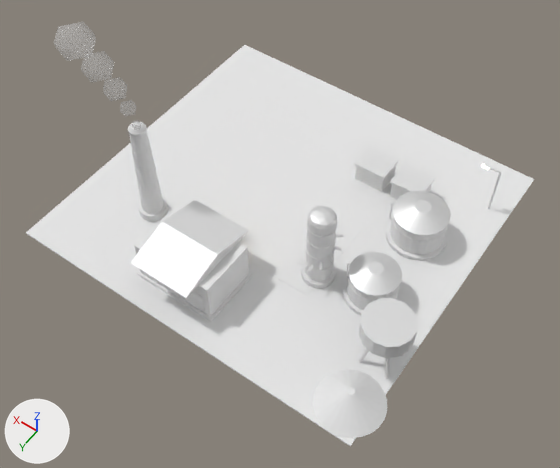
Before and after pictures for a commit that changed the FBX model Assets/Art/KayseriIsland/Models/Copper/Phase1/Refinery_P1.fbx.
Before and after are seen from a 50 mm lens placed at (72.8, 79.6, 121.1), pointed at (120.5, 12.8, 16.1). Arrows for +X, +Y and +Z are at lower left; the lights stay in place. The picture after the commit comes second. Vertices at exactly the same position are counted once.

Before the edit, the objects in view are built like this:
```python
ob_refinery_coalin = bpy.data.objects.new('Refinery.CoalIn', me_refinery_coalin_001)
ob_refinery_coalin.location = (96.0, 28.0, 6.3)
ob_refinery_col0 = bpy.data.objects.new('Refinery.Col0', me_refinery_col0_001)
ob_refinery_col0.location = (114.0, 10.0, 6.3)
ob_refinery_hall = bpy.data.objects.new('Refinery.Hall', me_refinery_hall_001)
ob_refinery_hall.location = (132.0, 23.0, 6.3)
ob_refinery_intake = bpy.data.objects.new('Refinery.Intake', me_refinery_intake_001)
ob_refinery_intake.location = (96.0, 18.0, 6.3)
ob_refinery_pad = bpy.data.objects.new('Refinery.Pad', me_refinery_pad_001)
ob_refinery_pad.location = (0.0, 0.0, 6.0)
ob_refinery_stack0 = bpy.data.objects.new('Refinery.Stack0', me_refinery_stack0_001)
ob_refinery_stack0.location = (148.0, 16.0, 6.3)
ob_refinery_tank0 = bpy.data.objects.new('Refinery.Tank0', me_refinery_tank0_001)
ob_refinery_tank0.location = (104.0, -8.0, 6.3)
ob_refinery_tank1 = bpy.data.objects.new('Refinery.Tank1', me_refinery_tank1_001)
ob_refinery_tank1.location = (104.0, 8.0, 6.3)
ob_refinery_utils = bpy.data.objects.new('Refinery.Utils', me_refinery_utils_001)
ob_refinery_utils.location = (0.0, 0.0, 6.0)
# me_refinery_pad_001
# before: 8 (113.0, -3.0, 0.0) at pixel (361, 231), 9 (113.0, -3.0, 0.4) at pixel (361, 230), 10 (113.0, 15.0, 0.0) at pixel (307, 296), 11 (113.0, 15.0, 0.4) at pixel (307, 295), 12 (139.0, -3.0, 0.0) at pixel (250, 172)
# before: 13 (139.0, -3.0, 0.4) at pixel (250, 171), 14 (139.0, 15.0, 0.0), 15 (139.0, 15.0, 0.4)
# also in view: 'Refinery.Smoke0' at (152.6, 18.5, 38.1)
```
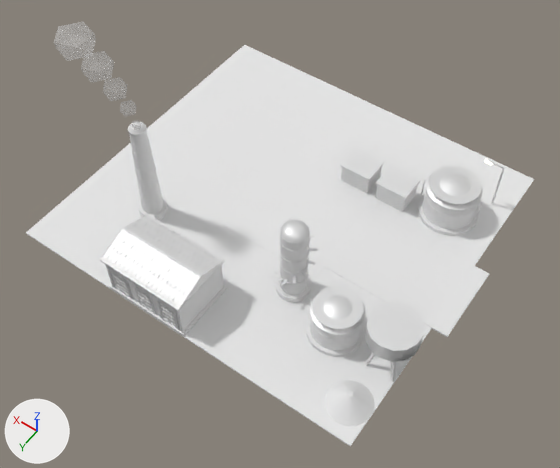
Patch to the scene script:
```diff
--- a/Assets/Art/KayseriIsland/Models/Copper/Phase1/Refinery_P1.fbx.py
+++ b/Assets/Art/KayseriIsland/Models/Copper/Phase1/Refinery_P1.fbx.py
@@ me_refinery_tank1_001 @@
-me_refinery_tank1_001.from_pydata(...)  # 224 vertices, 420 faces; spans x -5.06..5.42, y -5.06..5.06, z 0.0..7.8
+me_refinery_tank1_001.from_pydata(...)  # 616 vertices, 1068 faces; spans x -5.07..5.42, y -5.06..5.06, z 0.0..7.8
+# me_refinery_tank1_001 part 8: a new loose piece, a 24-sided cylinder along z spanning x -4.18..4.18, y -4.18..4.18, z 7.215..7.305, in mat_steel_dk (white #e7e7e7)
+# other edits to the shape of me_refinery_tank1_001 do not show in these pictures
 me_refinery_tank1_001.materials.append(mat_concrete_dk)
@@ me_refinery_pad_001 @@
 # verts and faces of me_refinery_pad_001; kept vertices keep their numbers, new ones are numbered from 16
-me_refinery_pad_001.from_pydata(...)  # 16 vertices, 24 faces; spans x 92.0..164.0, y -34.0..34.0, z 0.0..0.4
+me_refinery_pad_001.from_pydata(...)  # 24 vertices, 36 faces; spans x 89.0..164.0, y -34.0..34.0, z 0.0..0.4
+# me_refinery_pad_001 part 3: a new loose piece, a box spanning x 89.0..115.0, y -8.0..8.0, z 0.01..0.37, in mat_asphalt (white #e7e7e7)
+# me_refinery_pad_001 part 4
+verts[8] = (114.0, -11.0, 0.0)  # moved, pixel (378, 202)
+verts[9] = (114.0, -11.0, 0.4)  # moved, pixel (378, 201)
+verts[10] = (114.0, 11.0, 0.0)  # moved, pixel (315, 278)
+verts[11] = (114.0, 11.0, 0.4)  # moved, pixel (315, 277)
+verts[12] = (138.0, -11.0, 0.0)  # moved, pixel (278, 150)
+verts[13] = (138.0, -11.0, 0.4)  # moved, pixel (278, 149)
+verts[14] = (138.0, 11.0, 0.0)  # moved, pixel (210, 218)
+verts[15] = (138.0, 11.0, 0.4)  # moved, pixel (210, 217)
 me_refinery_pad_001.materials.append(mat_dirt)
 me_refinery_pad_001.materials.append(mat_concrete_dk)
+me_refinery_pad_001.materials.append(mat_asphalt)  # white #e7e7e7
@@ me_refinery_tank0_001 @@
-me_refinery_tank0_001.from_pydata(...)  # 224 vertices, 420 faces; spans x -5.75..6.02, y -5.75..5.75, z 0.0..8.5
+me_refinery_tank0_001.from_pydata(...)  # 672 vertices, 1172 faces; spans x -5.75..6.02, y -5.75..5.75, z 0.0..8.5
+# me_refinery_tank0_001 part 5: a new loose piece, a 24-sided cylinder along z spanning x -4.75..4.75, y -4.75..4.75, z 7.775..7.865, in mat_steel_dk (white #e7e7e7)
+# other edits to the shape of me_refinery_tank0_001 do not show in these pictures
 me_refinery_tank0_001.materials.append(mat_concrete_dk)
@@ me_refinery_hall_001 @@
-me_refinery_hall_001.from_pydata(...)  # 70 vertices, 104 faces; spans x -8.5..8.5, y -8.6..8.6, z 0.0..10.9
+me_refinery_hall_001.from_pydata(...)  # 1486 vertices, 2228 faces; spans x -8.7..8.7, y -6.2..6.2, z 0.0..11.0
+# me_refinery_hall_001 part 6: the loose piece of 6 vertices spanning x -6.1..6.1, y -8.6..8.6, z 8.5..10.9 is rebuilt with 6 vertices and now spans x -8.6..8.6, y -6.1..6.1, z 8.5..10.9
+# me_refinery_hall_001 part 7: 2 vertices moved within x -1.5..1.5, y 5.6, z 0.5; 1176 vertices added at x -8.7..8.7, y -6.2..6.2, z 0.5..11.0
+# other edits to the shape of me_refinery_hall_001 do not show in these pictures
 me_refinery_hall_001.materials.append(mat_concrete_dk)
@@ me_refinery_hall_001 @@
 me_refinery_hall_001.materials.append(mat_winlight)
+me_refinery_hall_001.materials.append(mat_steel)  # white #e7e7e7
@@ me_refinery_utils_001 @@
-me_refinery_utils_001.from_pydata(...)  # 32 vertices, 48 faces; spans x 106.7..121.3, y -18.8..-13.2, z 0.3..4.8
+me_refinery_utils_001.from_pydata(...)  # 32 vertices, 48 faces; spans x 106.7..121.3, y -16.8..-11.2, z 0.3..4.8
+# me_refinery_utils_001 part 1: the whole mesh is moved by (0.0, 2.0, 0.0)
 me_refinery_utils_001.materials.append(mat_cream)
@@ me_refinery_coalin_001 @@
-me_refinery_coalin_001.from_pydata(...)  # 44 vertices, 84 faces; spans x -6.06..5.88, y -6.09..6.03, z -0.04..4.04
+me_refinery_coalin_001.from_pydata(...)  # 44 vertices, 84 faces; spans x -4.06..3.94, y -4.07..4.02, z -0.04..3.03
+# me_refinery_coalin_001 part 2: the whole mesh is rebuilt
 me_refinery_coalin_001.materials.append(mat_ore_cu)
@@ ob_refinery_tank1 @@
 ob_refinery_tank1 = bpy.data.objects.new('Refinery.Tank1', me_refinery_tank1_001)
-ob_refinery_tank1.location = (104.0, 8.0, 6.3)
+ob_refinery_tank1.location = (105.1, 18.0, 6.3)
@@ ob_refinery_col0 @@
 ob_refinery_col0 = bpy.data.objects.new('Refinery.Col0', me_refinery_col0_001)
-ob_refinery_col0.location = (114.0, 10.0, 6.3)
+ob_refinery_col0.location = (116.0, 15.0, 6.3)
@@ ob_refinery_intake @@
 ob_refinery_intake = bpy.data.objects.new('Refinery.Intake', me_refinery_intake_001)
-ob_refinery_intake.location = (96.0, 18.0, 6.3)
+ob_refinery_intake.location = (94.9, 18.0, 6.3)
@@ ob_refinery_tank0 @@
 ob_refinery_tank0 = bpy.data.objects.new('Refinery.Tank0', me_refinery_tank0_001)
-ob_refinery_tank0.location = (104.0, -8.0, 6.3)
+ob_refinery_tank0.location = (101.9, -16.6, 6.3)
@@ ob_refinery_hall @@
 ob_refinery_hall = bpy.data.objects.new('Refinery.Hall', me_refinery_hall_001)
-ob_refinery_hall.location = (132.0, 23.0, 6.3)
+ob_refinery_hall.location = (134.0, 28.0, 6.3)
@@ ob_refinery_utils @@
 ob_refinery_utils = bpy.data.objects.new('Refinery.Utils', me_refinery_utils_001)
-ob_refinery_utils.location = (0.0, 0.0, 6.0)
+ob_refinery_utils.location = (2.1, 0.0, 6.0)
```

Pixel boxes (x1, y1, x2, y2) of what changed, in the pictures (560 x 468 px; the box of a moved part takes in the faces that stretch with it):
'Refinery.Hall', reshaped, moved
    before: (130, 200, 253, 321)
    after: (100, 214, 227, 336)
'Refinery.Tank0', reshaped, moved
    before: (386, 191, 451, 260)
    after: (418, 166, 483, 235)
'Refinery.Tank1', reshaped, moved (11% taller)
    before: (343, 252, 402, 315)
    after: (306, 286, 366, 356)
'Refinery.Col0', moved
    before: (297, 205, 344, 289)
    after: (271, 218, 318, 302)
'Refinery.CoalIn', reshaped (32% narrower, 33% shorter)
    before: (313, 369, 387, 438)
    after: (325, 380, 375, 426)
'Refinery.Intake', moved
    before: (359, 298, 418, 378)
    after: (365, 301, 424, 382)
'Refinery.Utils', moved
    before: (355, 147, 435, 200)
    after: (340, 148, 420, 212)
part 3 of me_refinery_pad_001, added
    after: (321, 209, 489, 337)
part 4 of me_refinery_pad_001, moved or reshaped
    before: (251, 172, 361, 296)
    after: (278, 150, 378, 278)
part 5 of me_refinery_tank0_001, added
    after: (429, 166, 481, 204)
part 6 of me_refinery_hall_001, rebuilt
    before: (130, 200, 249, 298)
    after: (101, 215, 225, 309)
part 7 of me_refinery_hall_001, built on
    before: (167, 286, 181, 298)
    after: (100, 214, 225, 332)
part 8 of me_refinery_tank1_001, added
    after: (313, 286, 364, 329)
